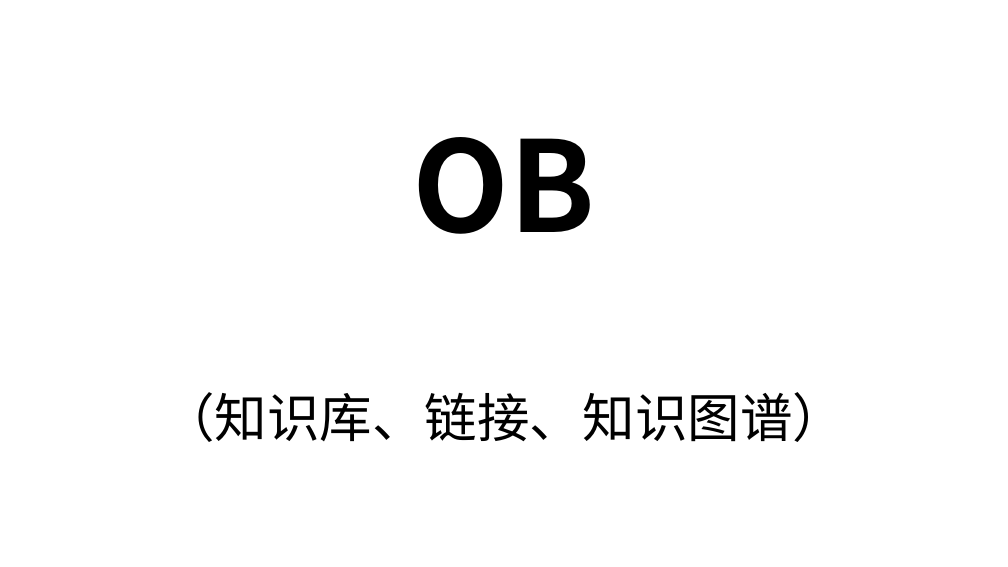
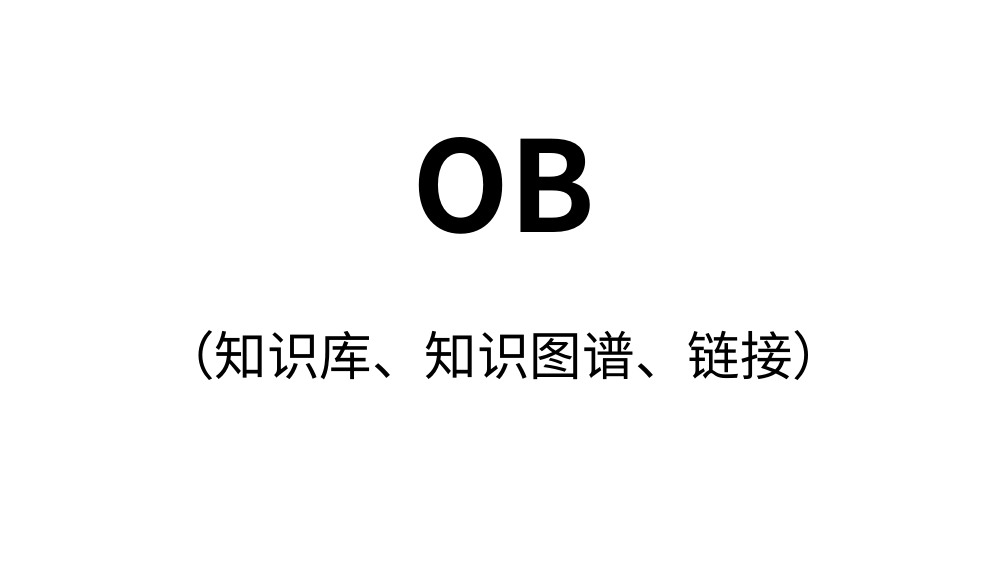
Before and after one commit to aistudybar/ob-OnePersonCompany, a slide deck: slide 6 of _attachment/一人公司（OPC）.pptx. Drawn at 1008x567 pixels with LibreOffice and Linux fonts; fonts in the diff are those of the drawing. Boxes give left, top, right and bottom in pixels: in the first picture for what was removed or moved away, otherwise in the second. Text is boxed around its words. In the diff, an @@ line names an element or a change of style, - is before the commit and + after.

```diff
--- a/_attachment/一人公司（OPC）.pptx
+++ b/_attachment/一人公司（OPC）.pptx
@@ subtitle at (162,330,845,380): text changed @@
-（知识库、链接、知识图谱）
+（知识库、知识图谱、链接）
```
Also in this commit, not shown: 1 other slide changed, 1 slide added, 8 other files.
